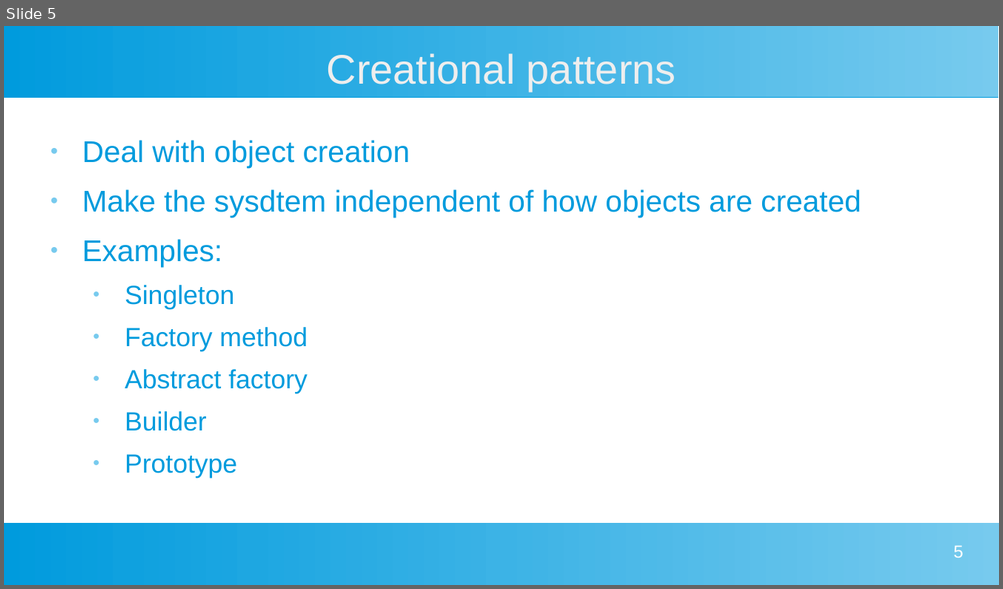
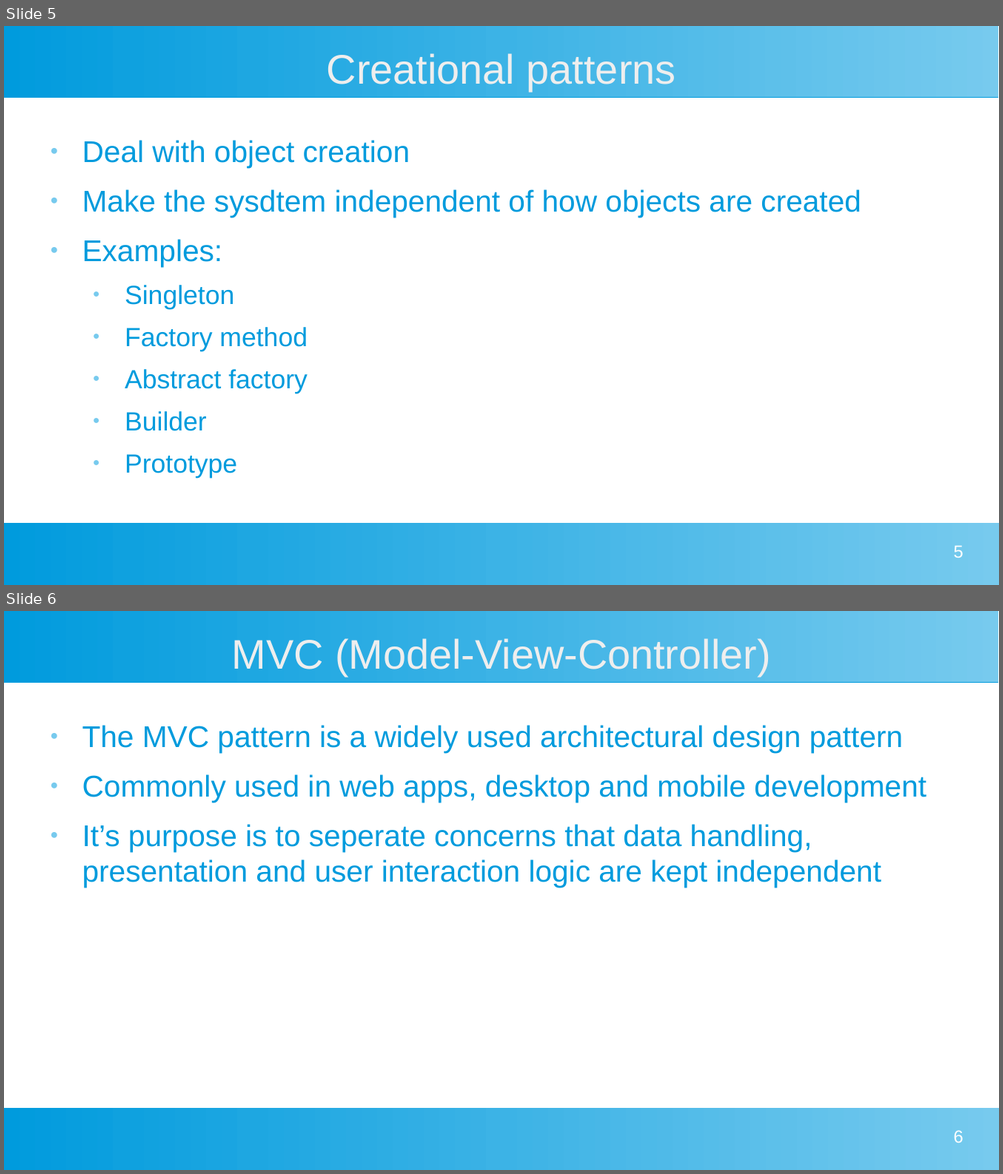
Before and after one commit to danihunn/Gomoku, a slide deck: DesignPatterns/DesignPatterns.pptx. Shown one above the other, each under a label of ours: slide 5 before the commit, slides 5 and 6 after it. The pictures are 1003x589 and 1003x1174 pixels, drawn with LibreOffice and Linux fonts; fonts in the diff are those of the drawing. Boxes give left, top, right and bottom in pixels: in the first picture for what was removed or moved away, otherwise in the second. Text is boxed around its words. In the diff, an @@ line names an element or a change of style, - is before the commit and + after.

Commit message:
Added MVC to ppt

```diff
--- a/DesignPatterns/DesignPatterns.pptx
+++ b/DesignPatterns/DesignPatterns.pptx
@@ slide 6 added at (4,611,999,1170), background #FFFFFF; not listed: 2 template elements that a slide beside it also shows @@
@@ title added at (232,638,771,676), 33 pt, text #EEEEEE @@
+MVC (Model-View-Controller)
@@ text added at (82,725,926,888), 24 pt, text #009BDD @@
+● The MVC pattern is a widely used architectural design pattern
+● Commonly used in web apps, desktop and mobile development
+● It’s purpose is to seperate concerns that data handling, presentation and user interaction logic are kept independent
@@ page number added at (953,1130,963,1143), 14 pt, text #FFFFFF @@
+6
```
Also in this commit, not shown: 6 other slides added.
